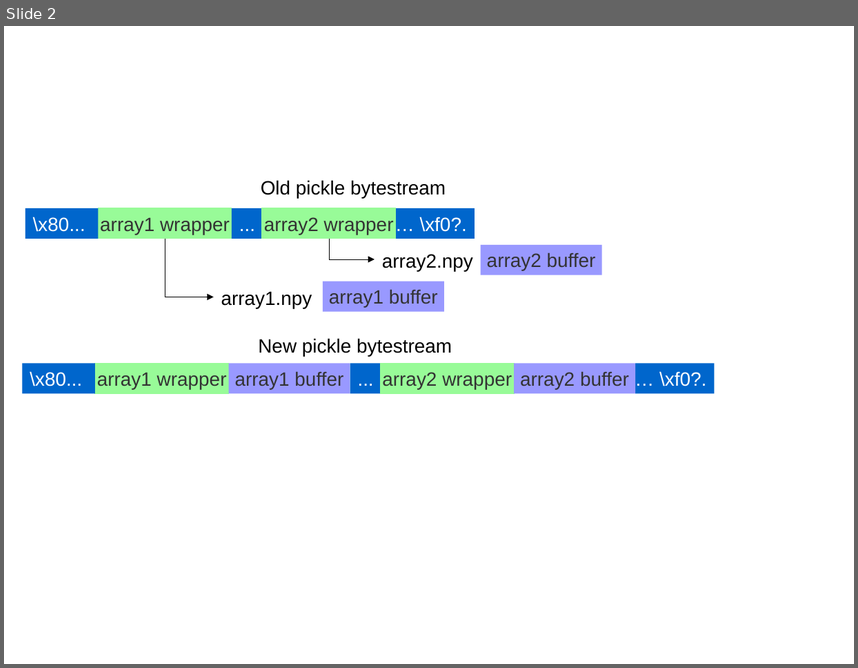
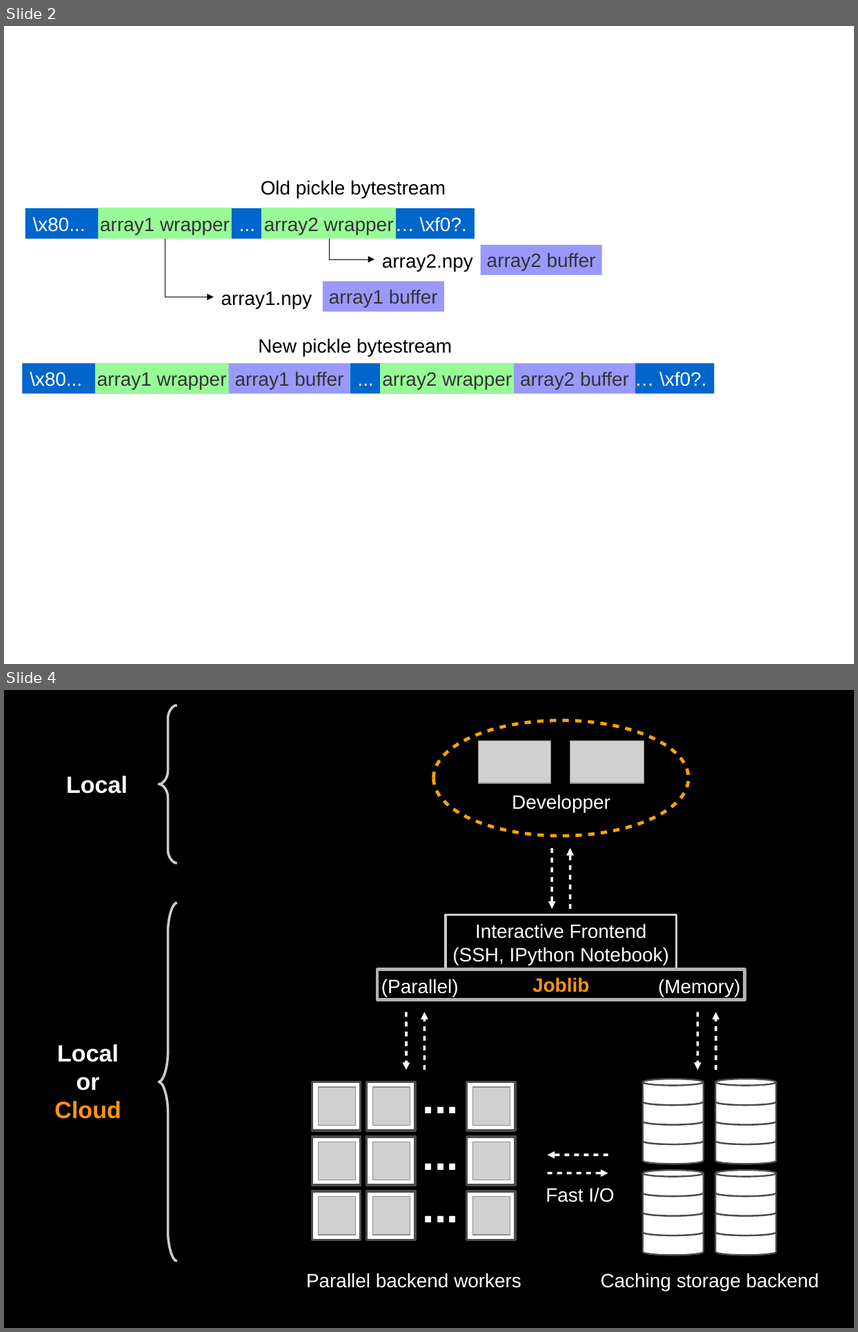
Before and after one commit to aabadie/aabadie.github.io, a slide deck: talks/pyparis-2017-joblib/misc/illustration.odp. Shown one above the other, each under a label of ours: slide 2 before the commit, slides 2 and 4 after it; the slides between them are not shown. The pictures are 858x668 and 858x1332 pixels, drawn with LibreOffice and Linux fonts; fonts in the diff are those of the drawing; grey boxes stand for pictures. Boxes give left, top, right and bottom in pixels: in the first picture for what was removed or moved away, otherwise in the second. Text is boxed around its words. In the diff, an @@ line names an element or a change of style, - is before the commit and + after.

```diff
--- a/talks/pyparis-2017-joblib/misc/illustration.odp
+++ b/talks/pyparis-2017-joblib/misc/illustration.odp
@@ slide 4 added at (4,690,854,1328), background #000000 @@
@@ freeform shape added at (159,705,178,864), outline #CCCCCC 2.3 pt @@
@@ ellipse added at (434,720,689,836), outline #FFA500 3 pt @@
@@ picture added at (479,741,551,783) @@
@@ picture added at (570,741,644,783) @@
@@ text added at (66,776,128,793), 22 pt, text #FFFFFF, bold @@
+Local
@@ text added at (512,794,611,813), 18 pt, text #FFFFFF @@
+Developper
@@ arrow added from (553, 848) to (553, 908), #FFFFFF 2.3 pt @@
@@ arrow added from (570, 908) to (570, 848), #FFFFFF 2.3 pt @@
@@ freeform shape added at (159,903,178,1261), outline #CCCCCC 2.3 pt @@
@@ rectangle added at (446,914,677,969), outline #CCCCCC 2.3 pt, 18 pt, text #FFFFFF @@
+Interactive Frontend
+(SSH, IPython Notebook)
@@ rectangle added at (377,969,744,999), outline #B3B3B3 3 pt, 18 pt, text #FF950E, bold @@
+Joblib
@@ text added at (381,978,459,996), 18 pt, text #FFFFFF @@
+(Parallel)
@@ text added at (658,978,740,996), 18 pt, text #FFFFFF @@
+(Memory)
@@ arrow added from (407, 1012) to (407, 1069), #FFFFFF 2.3 pt @@
@@ arrow added from (424, 1069) to (424, 1012), #FFFFFF 2.3 pt @@
@@ arrow added from (698, 1012) to (698, 1069), #FFFFFF 2.3 pt @@
@@ arrow added from (716, 1069) to (716, 1012), #FFFFFF 2.3 pt @@
@@ text added at (54,1044,121,1118), 22 pt, text #FFFFFF, bold @@
+Local
+or
+Cloud
@@ arrow added from (608, 1154) to (548, 1154), #FFFFFF 2.3 pt @@
@@ group added at (312,1067,515,1240): 9 rectangles, 9 pictures, 3 texts @@
+...
+...
+...
@@ arrow added from (548, 1173) to (608, 1173), #FFFFFF 2.3 pt @@
@@ group added at (643,1078,777,1254): 16 cylinders @@
@@ text added at (546,1187,614,1202), 18 pt, text #FFFFFF @@
+Fast I/O
@@ text added at (306,1272,522,1288), 18 pt, text #FFFFFF @@
+Parallel backend workers
@@ text added at (601,1272,820,1291), 18 pt, text #FFFFFF @@
+Caching storage backend
```
Also in this commit, not shown: 1 slide changed, 3 other slides added, 14 other files.
